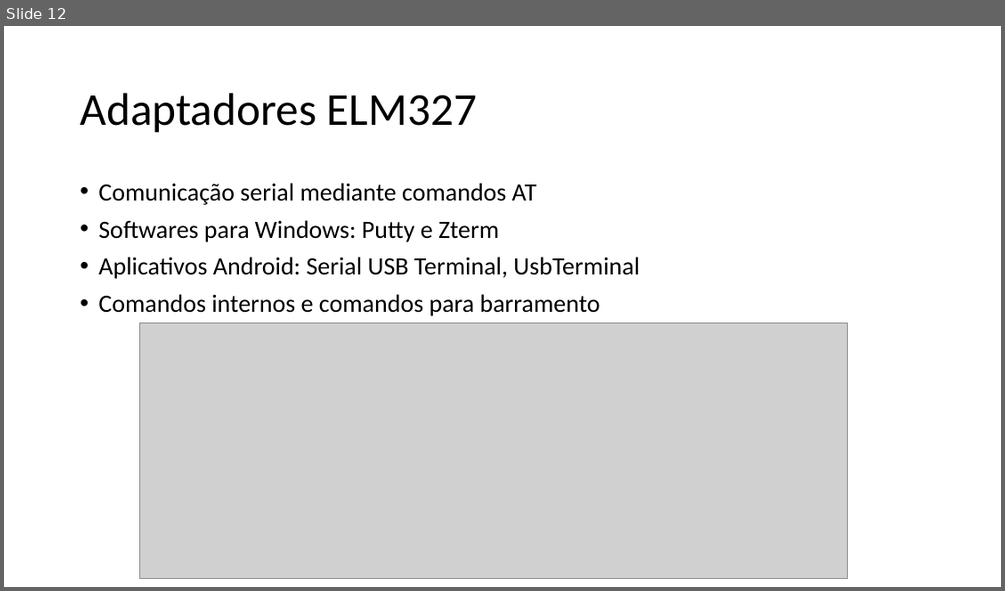
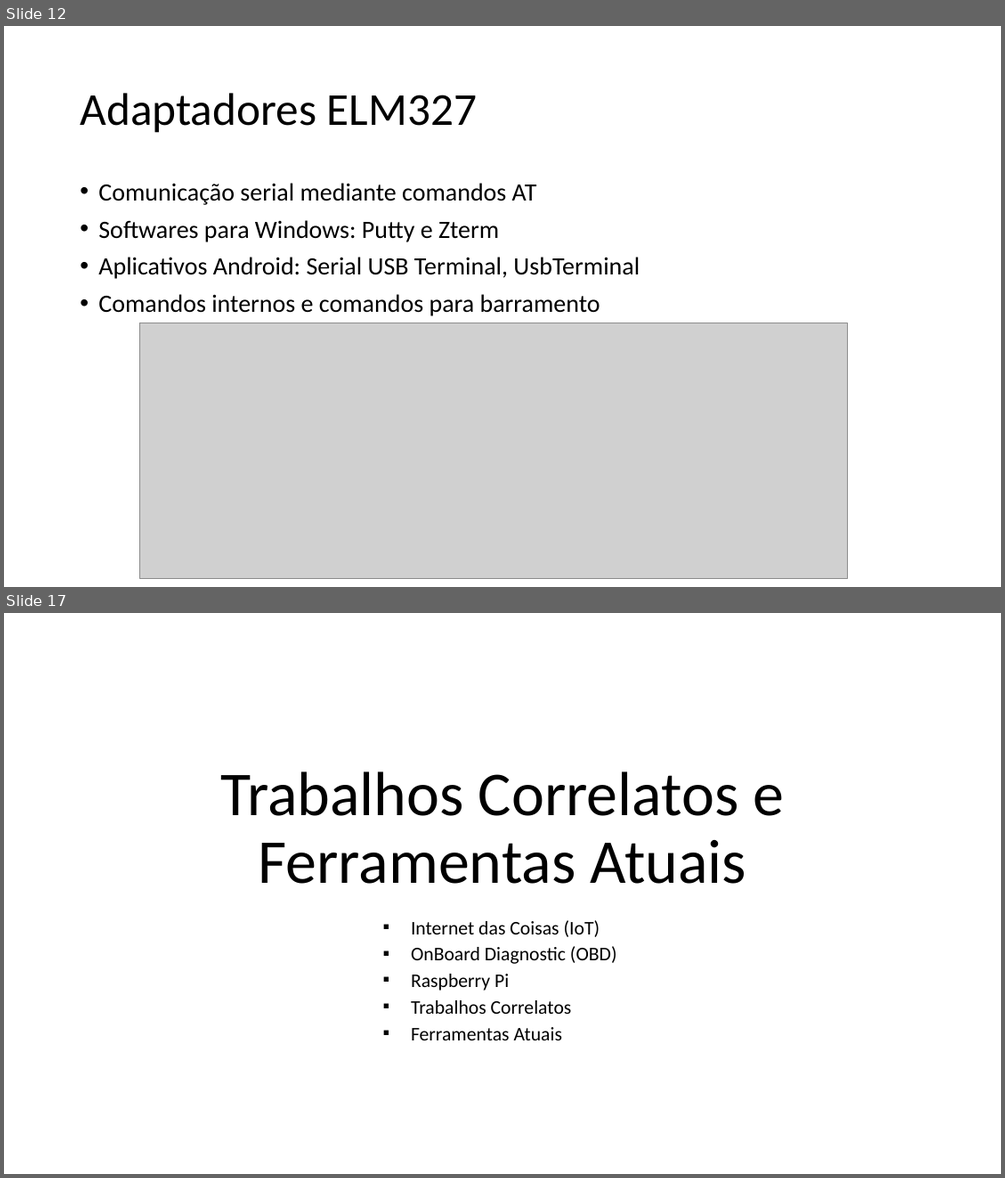
Before and after one commit to maiconn/tcc, a slide deck: apresentação/ApresentacaoTCC.pptx. Shown one above the other, each under a label of ours: slide 12 before the commit, slides 12 and 17 after it; the slides between them are not shown. The pictures are 1005x591 and 1005x1178 pixels, drawn with LibreOffice and Linux fonts; fonts in the diff are those of the drawing; grey boxes stand for pictures. Boxes give left, top, right and bottom in pixels: in the first picture for what was removed or moved away, otherwise in the second. Text is boxed around its words. In the diff, an @@ line names an element or a change of style, - is before the commit and + after.

```diff
--- a/apresentação/ApresentacaoTCC.pptx
+++ b/apresentação/ApresentacaoTCC.pptx
@@ slide 17 added at [4,613,1001,1174], background #FFFFFF @@
@@ title added at [220,771,784,884], 60 pt, text #000000 @@
+Trabalhos Correlatos e Ferramentas Atuais
@@ subtitle added at [411,920,617,1040], 18.6 pt, text #000000 @@
+▪ Internet das Coisas (IoT)
+▪ OnBoard Diagnostic (OBD)
+▪ Raspberry Pi
+▪ Trabalhos Correlatos
+▪ Ferramentas Atuais
```
Also in this commit, not shown: 4 slides changed, 1 other slide added, 2 slides removed.
